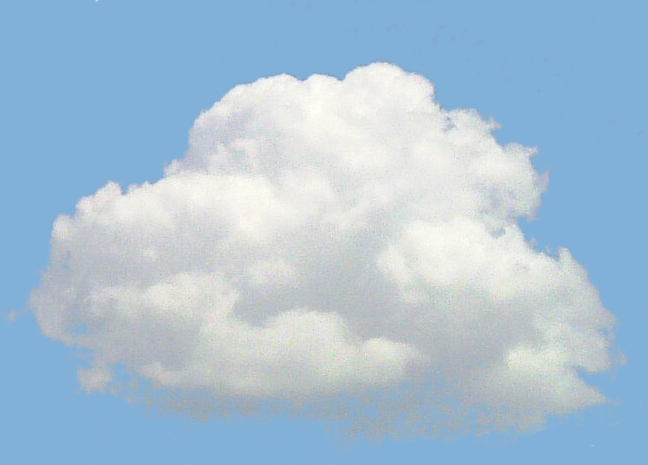
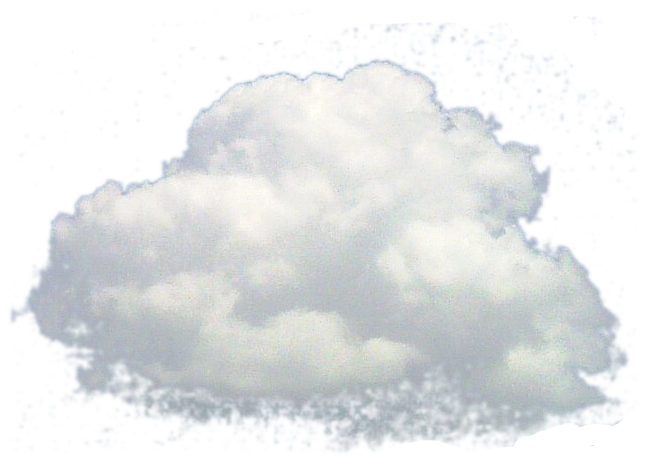
Two versions of the same layered image (648×465). Layer-by-layer changes:
painted on "Cloud" over [0, 0, 648, 465]
removed layer "Background" over [0, 0, 648, 465]